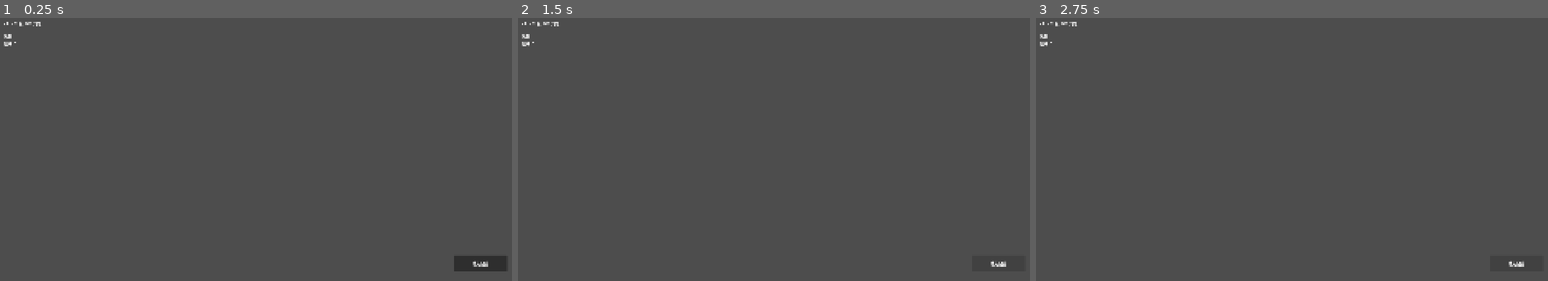
Above: before the commit, frames 1-3 (left to right).
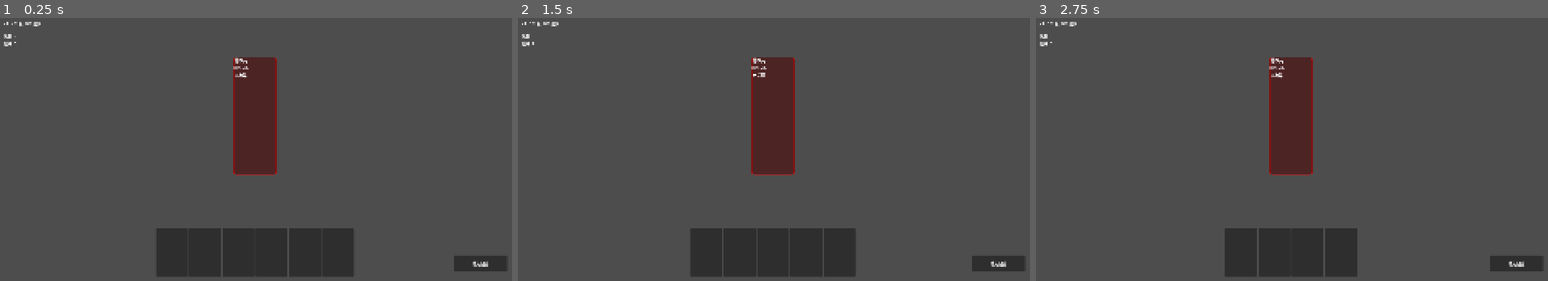
Above: after the commit, the same moments.

Repository: adam2046/three-kingdoms-deckbuilder
Game: Godot game, scene res://scenes/main.tscn
Two runs of this game, one before a commit and one after it. Both use one fixed random seed, a clock stepped at 60 frames per second and the inputs below.
Inputs:
- Up to frame 1 (0.25 s): no input
- Up to frame 2 (1.5 s): click "結束回合" at 0.5 s; click "結束回合" at 1.25 s
- Up to frame 3 (2.75 s): click "結束回合" at 2 s

The runs differ from the first frame. In frame 1, 11% of the frame differs, in the area x 2-70%, y 1-99%; in frame 2, 9.5%; in frame 3, 8.4%.
Error before the commit: Parse Error: Value of type "Array[CardData]" cannot be assigned to a variable of type "Array[String]". (res://scripts/battle/battle_scene.gd:47)
Error after the commit: Invalid assignment of property or key 'text' with value of type 'String' on a base object of type 'Nil'. (res://scripts/battle/card_node.gd:72)

Commit message:
fix: parse errors resolved, type annotations, init order
- BattleManager._ready no longer auto-initializes (hero must be loaded first)
- hero_data.gd: starting_deck changed to untyped Array
- All := inferred types replaced with explicit type annotations
- CardNode return type removed to avoid cross-file class resolution issues
- Fixed targeting flow (restored missing if-needs_target block)

Diff:
--- a/scripts/battle/battle_manager.gd
+++ b/scripts/battle/battle_manager.gd
@@ -42,7 +42,7 @@
 
 
 func _ready() -> void:
-    initialize_battle()
+    pass  # Battle is initialized externally after hero is loaded
 
 
 func initialize_battle() -> void:
@@ -199,7 +199,7 @@
         if deck.is_empty():
             _reshuffle_discard()
         if not deck.is_empty():
-            var card := deck.pop_back()
+            var card: CardData = deck.pop_back()
             hand.append(card)
 
 
@@ -209,7 +209,7 @@
         _reshuffle_discard()
     if deck.is_empty():
         return null
-    var card := deck.pop_back()
+    var card: CardData = deck.pop_back()
     return card
 
 
--- a/scripts/battle/battle_scene.gd
+++ b/scripts/battle/battle_scene.gd
@@ -140,13 +140,13 @@
         child.queue_free()
 
     for card in battle_manager.hand:
-        var card_node := _create_card_node(card)
+        var card_node = _create_card_node(card)
         hand_container.add_child(card_node)
 
 
-func _create_card_node(card: CardData) -> CardNode:
-    ## Create a CardNode instance programmatically (no .tscn needed).
-    var node := CardNode.new()
+func _create_card_node(card: CardData):
+    ## Create a CardNode instance. Returns untyped to avoid parse errors in headless.
+    var node = CardNode.new()
     node.setup(card)
     node.card_clicked.connect(_on_card_played)
     return node
@@ -305,7 +305,7 @@
 func _auto_discard() -> void:
     ## Discard excess cards (hand > HP). Simple: discard from right.
     while battle_manager.hand.size() > battle_manager.player_hp:
-        var card := battle_manager.hand.back()
+        var card: CardData = battle_manager.hand.back()
         battle_manager.discard_card(card)
 
 
--- a/scripts/data/hero_data.gd
+++ b/scripts/data/hero_data.gd
@@ -42,7 +42,7 @@
 @export_multiline var skill_2_fallback_en: String
 
 # -- Starting Deck --
-@export var starting_deck: Array[String] = []  # Card IDs for starting deck
+@export var starting_deck: Array = []  # CardData objects or string IDs
 
 # -- Unlock --
 @export var is_starter: bool = false     # Unlocked from the beginning
Not shown, added: scripts/battle/card_node.gd.uid
